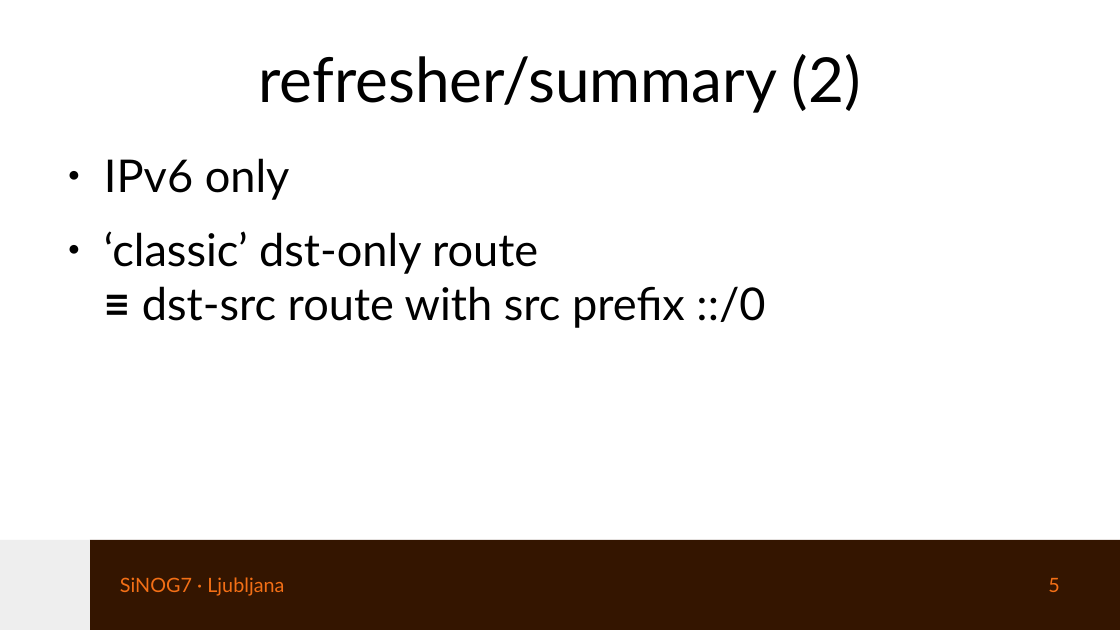
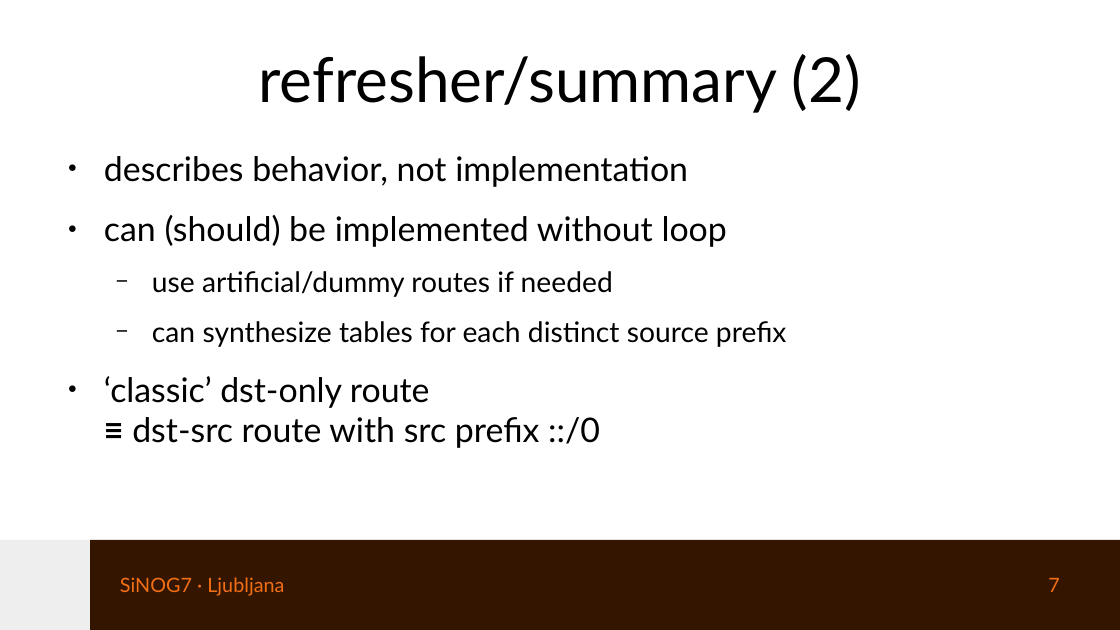
Before and after one commit to eqvinox/rtgwg-dst-src-routing, a slide deck: slide 7 of ietf121-rtgwg-dst-src-routing.odp (slide 5 before the commit). Drawn at 1120x630 pixels with LibreOffice and Linux fonts; fonts in the diff are those of the drawing. Boxes give left, top, right and bottom in pixels: in the first picture for what was removed or moved away, otherwise in the second. Text is boxed around its words. In the diff, an @@ line names an element or a change of style, - is before the commit and + after.

```diff
--- a/ietf121-rtgwg-dst-src-routing.odp
+++ b/ietf121-rtgwg-dst-src-routing.odp
@@ text at (104, 156, 787, 347): text changed; size 32 to 20 pt @@
-● IPv6 only
+● describes behavior, not implementation
+● can (should) be implemented without loop
+  − use artificial/dummy routes if needed
+  − can synthesize tables for each distinct source prefix
@@ text at (104, 376, 600, 448): size 32 to 24 pt in "‘classic’ dst-only route ≡ dst-src route with ..." @@
@@ page number at (1048, 578, 1059, 592): text changed @@
-5
+7
```
Also in this commit, not shown: 2 other slides changed, 1 slide added, 2 other files.
